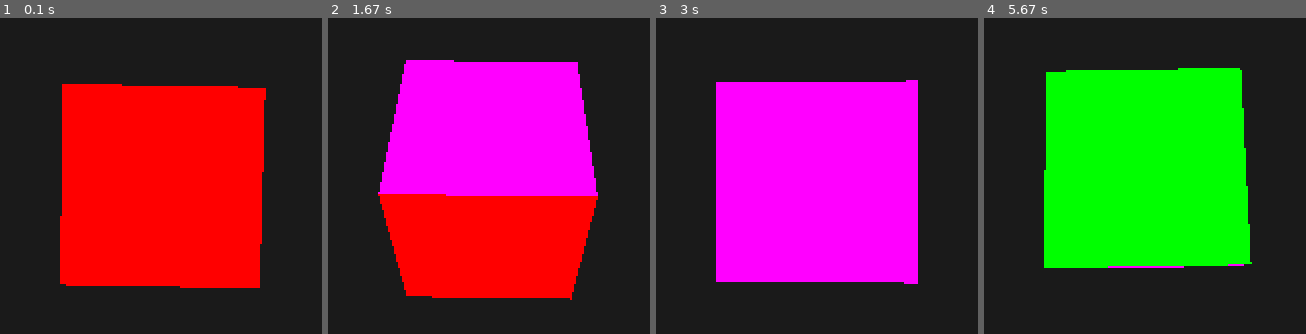
Above: before the commit, frames 1-4 (left to right).
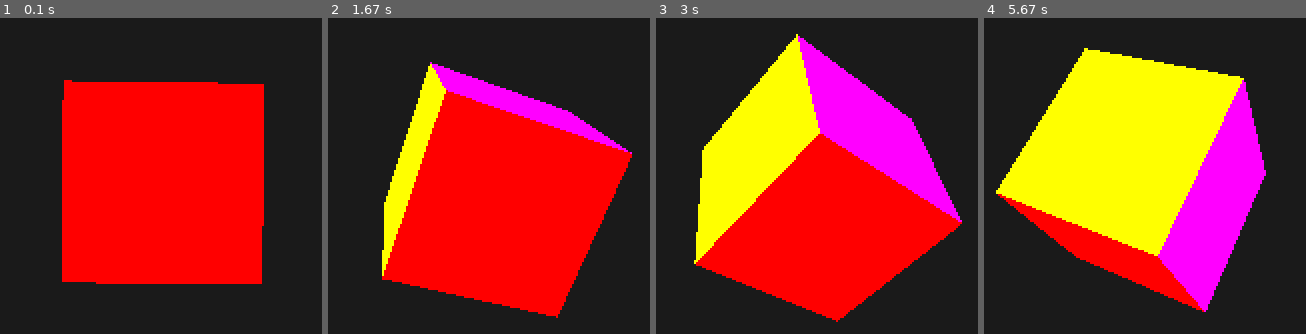
Above: after the commit, the same moments.

Repository: Oshota501/Pygame_Prog
Game: pygame game, started from main.py
Two runs of this game, one before a commit and one after it. Both use one fixed random seed, a clock stepped at 60 frames per second and the inputs below.
Inputs:
- Up to frame 1 (0.1 s): no input
- Up to frame 2 (1.67 s): no input
- Up to frame 3 (3 s): no input
- Up to frame 4 (5.67 s): no input

The runs differ from the first frame. In frame 1, 1.6% of the frame differs, in the area x 18-83%, y 19-86%; in frame 2, 28%; in frame 3, 43%; in frame 4, 47%, in the area x 3-88%, y 9-94%.

Commit message:
feat : eventの一部実装とlookat

Diff:
--- a/PyGame3d/GameObject/Camera.py
+++ b/PyGame3d/GameObject/Camera.py
@@ -1,5 +1,7 @@
 from PyGame3d.GameObject import ContainerComponent,GameContainer
 from PyGame3d.vector.Vector3 import Vector3
+import math
+
 class Camera (ContainerComponent):
     position : Vector3
     rotation : Vector3
@@ -76,7 +78,13 @@
         else :
             self.set_rotation(self.parent.get_rotation() + local_rotation)
         return
-
+    def look_at(self,target_position: Vector3) -> None:
+        dx,dy,dz = target_position - self.position
+        distance_xz = math.sqrt(dx**2 + dz**2)
+        # 注意: 座標系によっては dy の符号を変える必要があります
+        pitch = math.degrees(math.atan2(dy, distance_xz))
+        yaw = math.degrees(math.atan2(dx, -dz))
+        self.set_rotation(Vector3(pitch, yaw, 0.0))
     # Scale
     def add_scale(self, delta_scale: Vector3) -> None:
         return
--- a/PyGame3d/GameObject/__init__.py
+++ b/PyGame3d/GameObject/__init__.py
@@ -1,6 +1,7 @@
 from abc import ABC , abstractmethod
 from PyGame3d.vector.Vector3 import Vector3
 from PyGame3d.Draw.mesh import MeshLike,Transform
+import math
 
 # 描画など内部的な処理に使うUpdataとStart
 class SimpleGameObject (ABC) :
@@ -44,6 +45,9 @@
         pass
     @abstractmethod
     def set_localrotation (self ,local_rotation:Vector3) -> None :
+        pass
+    @abstractmethod
+    def look_at (self,target_position:Vector3) -> None :
         pass
 class ScaleComponent (ABC) :
     # Scale
@@ -169,6 +173,13 @@
         else :
             self.set_rotation(self.parent.get_rotation() + local_rotation)
         return
+    def look_at(self, target_position: Vector3) -> None:
+        dx,dy,dz = target_position - self.position
+        distance_xz = math.sqrt(dx**2 + dz**2)
+        # 注意: 座標系によっては dy の符号を変える必要があります
+        pitch = math.degrees(math.atan2(dy, distance_xz))
+        yaw = math.degrees(math.atan2(dx, -dz))
+        self.set_rotation(Vector3(pitch, yaw, 0.0))
 
     # Scale
     def add_scale(self, delta_scale: Vector3) -> None:
--- /dev/null
+++ b/PyGame3d/Scene/Event.py
@@ -0,0 +1,11 @@
+from PyGame3d.vector.Vector2 import Vector2
+from abc import ABC,abstractmethod
+
+class EventListener :
+    event_type : int
+    event : function
+    def __init__(self,event_type:int,event_listener:function) -> None:
+        self.event_type = event_type
+        self.event = event_listener
+    def event_happen (self,pos:Vector2) -> None :
+        self.event(pos)
--- a/PyGame3d/Scene/__init__.py
+++ b/PyGame3d/Scene/__init__.py
@@ -2,6 +2,9 @@
 
 from PyGame3d.GameObject import GameContainer,ContainerComponent
 from PyGame3d.GameObject.Camera import Camera
+from PyGame3d.Scene.Event import EventListener
+
+from pygame.event import Event
 
 # Spriteの移動など外部的な処理に使うUpdataとStart
 # PyGame3d.GameObject.SimpleGameObjectと役割が明確に異なっているので注意
@@ -32,15 +35,19 @@
     @abstractmethod
     def script_add (self,game_script:GameScript) -> None :
         pass
+    @abstractmethod
+    def get_event_listener (self) -> list[EventListener] :
+        pass
 class Scene (SceneComponent) :
     camera : Camera
     container : GameContainer
     exe : list[GameScript]
-
+    ev : list[EventListener]
     def __init__(self) -> None:
         self.container = GameContainer()
         self.camera = Camera ()
         self.exe = []
+        self.ev = []
         self.start()
     def script_add(self,game_script:GameScript) -> None:
         self.exe.append(game_script)
@@ -60,3 +67,5 @@
             c.update(delta_MS)
     def get_camera(self) -> Camera:
         return self.camera
+    def get_event_listener(self) -> list[EventListener]:
+        return self.ev
--- a/PyGame3d/__init__.py
+++ b/PyGame3d/__init__.py
@@ -7,6 +7,7 @@
 from PyGame3d.Draw.mesh import MeshRender
 from abc import ABC , abstractmethod
 import PyGame3d.test as test
+from PyGame3d.vector.Vector2 import Vector2
 
 class ApplicationComponent(ABC) :
     @abstractmethod
@@ -32,7 +33,7 @@
 
     scene : Scene
 
-    def __init__(self,scene:Scene) -> None:
+    def __init__(self,scene:Scene|None=None) -> None:
         self.screen_size = (800,600)
         self.viewing_angle = 100.0
         self.ctx = None
@@ -44,7 +45,10 @@
         self.shader_program = None
         self.is_init = False
 
-        self.scene = scene
+        if scene == None :
+            self.scene = Scene()
+        else :
+            self.scene = scene
 
     def get_scene(self) -> SceneComponent:
         return self.scene
@@ -107,9 +111,15 @@
         self.get_scene().start()
 
         while running:
+            evs = self.scene.get_event_listener()
             for event in pygame.event.get():
                 if event.type == pygame.QUIT:
                     running = False
+                for ev in evs :
+                    if event.type == pygame.MOUSEBUTTONDOWN or event.type == pygame.MOUSEBUTTONUP :
+                        ev.event_happen(Vector2(event.pos))
+                    elif event.type == ev.event_type :
+                        ev.event_happen(Vector2())
 
             test.update()
 
@@ -119,7 +129,7 @@
             pitch,yaw,roll = self.get_scene().get_camera().get_rotation()
             trans_mat = matrix.create_translation(-cx,-cy,-cz)
             rot_mat = rmatrix.create(-pitch,-yaw,-roll)
-            view_mat = rot_mat @ trans_mat
+            view_mat = ( rot_mat @ trans_mat )
 
             if 'view' in self.shader_program:
                 # 以下のignoreが気になるようでしたら、コメントアウトしているコードを使って下さい。
--- a/PyGame3d/matrix/lookat.py
+++ b/PyGame3d/matrix/lookat.py
@@ -0,0 +1,15 @@
+import numpy as np
+from PyGame3d.vector import Vector3
+
+def create_lookAt (eye:Vector3,target:Vector3,up=Vector3(0,1,0)) -> np.ndarray :
+
+    z_axis = (eye-target).normalized()
+    x_axis = up.cross(z_axis).normalized()
+    y_axis = z_axis.cross(x_axis)
+
+    return np.array([
+        [x_axis.x, x_axis.y, x_axis.z, -x_axis.dot(eye)],
+        [y_axis.x, y_axis.y, y_axis.z, -y_axis.dot(eye)],
+        [z_axis.x, z_axis.y, z_axis.z, -z_axis.dot(eye)],
+        [0,         0,         0,          1.0]
+    ], dtype='f4').T
--- /dev/null
+++ b/PyGame3d/vector/Vector2.py
@@ -0,0 +1,82 @@
+from typing import Union
+import PyGame3d.vector as vector
+import math
+
+
+class Vector2:
+	x: float
+	y: float
+
+	def __init__(self, x: float = 0.0, y: float = 0.0) -> None:
+		self.x = float(x)
+		self.y = float(y)
+
+	def __repr__(self) -> str:
+		return f"Vector2({self.x}, {self.y})"
+
+	def __iter__(self):
+		yield self.x
+		yield self.y
+
+	def set(self, vec: vector.VectorLike) -> None:
+		ox, oy, _ = vector.as_components(vec)
+		self.x, self.y = ox, oy
+
+	def length(self) -> float:
+		return math.sqrt(self.x * self.x + self.y * self.y)
+
+	def length_squared(self) -> float:
+		return self.x * self.x + self.y * self.y
+
+	def normalized(self) -> "Vector2":
+		l = self.length()
+		if l == 0.0:
+			return Vector2(0.0, 0.0)
+		inv = 1.0 / l
+		return Vector2(self.x * inv, self.y * inv)
+
+	def dot(self, other: vector.VectorLike) -> float:
+		ox, oy, _ = vector.as_components(other)
+		return self.x * ox + self.y * oy
+
+	def to_list(self) -> list[float]:
+		return [self.x, self.y]
+
+	# glsl風のブロードキャスト演算（ベクトル/スカラー両対応）
+	def __add__(self, other: Union[vector.Number, vector.VectorLike]) -> "Vector2":
+		ox, oy, _ = vector.as_components(other)
+		return Vector2(self.x + ox, self.y + oy)
+
+	def __radd__(self, other: Union[vector.Number, vector.VectorLike]) -> "Vector2":
+		return self.__add__(other)
+
+	def __sub__(self, other: Union[vector.Number, vector.VectorLike]) -> "Vector2":
+		ox, oy, _ = vector.as_components(other)
+		return Vector2(self.x - ox, self.y - oy)
+
+	def __rsub__(self, other: Union[vector.Number, vector.VectorLike]) -> "Vector2":
+		ox, oy, _ = vector.as_components(other)
+		return Vector2(ox - self.x, oy - self.y)
+
+	def __mul__(self, other: Union[vector.Number, vector.VectorLike]) -> "Vector2":
+		ox, oy, _ = vector.as_components(other)
+		return Vector2(self.x * ox, self.y * oy)
+
+	def __rmul__(self, other: Union[vector.Number, vector.VectorLike]) -> "Vector2":
+		return self.__mul__(other)
+
+	def __truediv__(self, other: Union[vector.Number, vector.VectorLike]) -> "Vector2":
+		ox, oy, _ = vector.as_components(other)
+		return Vector2(self.x / ox, self.y / oy)
+
+	def __rtruediv__(self, other: Union[vector.Number, vector.VectorLike]) -> "Vector2":
+		ox, oy, _ = vector.as_components(other)
+		return Vector2(ox / self.x, oy / self.y)
+
+	def __neg__(self) -> "Vector2":
+		return Vector2(-self.x, -self.y)
+
+	def __eq__(self, other: object) -> bool:
+		if not isinstance(other, Vector2):
+			return False
+		return self.x == other.x and self.y == other.y
--- a/PyGame3d/vector/__init__.py
+++ b/PyGame3d/vector/__init__.py
@@ -6,6 +6,13 @@
 VectorLike = Union["Vector3", Tuple[float, float, float], Iterable[float]]
 
 def as_components(value: Union[Number, VectorLike]) -> tuple[float, float, float]:
+    """
+    入力値を (x, y, z) の3要素に正規化します。
+    - スカラー: (f, f, f)
+    - Vector3: そのまま (x, y, z)
+    - 3要素タプル/Iterable: (x, y, z)
+    - 2要素Iterable: (x, y, 0.0) として扱います（Vector2対応）
+    """
     if isinstance(value, (int, float)):
         f = float(value)
         return (f, f, f)
@@ -17,7 +24,10 @@
         it = iter(value)  # type: ignore[arg-type]
         x = float(next(it))
         y = float(next(it))
-        z = float(next(it))
+        try:
+            z = float(next(it))
+        except StopIteration:
+            z = 0.0
         return (x, y, z)
     except Exception as e:
         raise TypeError(f"Unsupported operand type: {type(value)}") from e
--- a/main.py
+++ b/main.py
@@ -10,12 +10,15 @@
 class GameObject (GameScript) :
     def __init__(self) -> None:
         self.cube = Cube(game)
+        self.angle = 0.0
     def start(self) -> None:
         game.stage_add_child(self.cube)
     def update(self, delta_MS: float) -> None:
-        self.cube.rotation.x += 60 * delta_MS/1000
-        c = scene.get_camera()
-        c.add_rotation(Vector3(0.5,0.0,0.0))
+        rotation = self.cube.get_rotation()
+        rotation.x = self.angle
+        rotation.y = self.angle
+        rotation.z = self.angle
+        self.angle += 0.01*delta_MS
 
 scene.script_add(GameObject())
 game.start_rendering()
